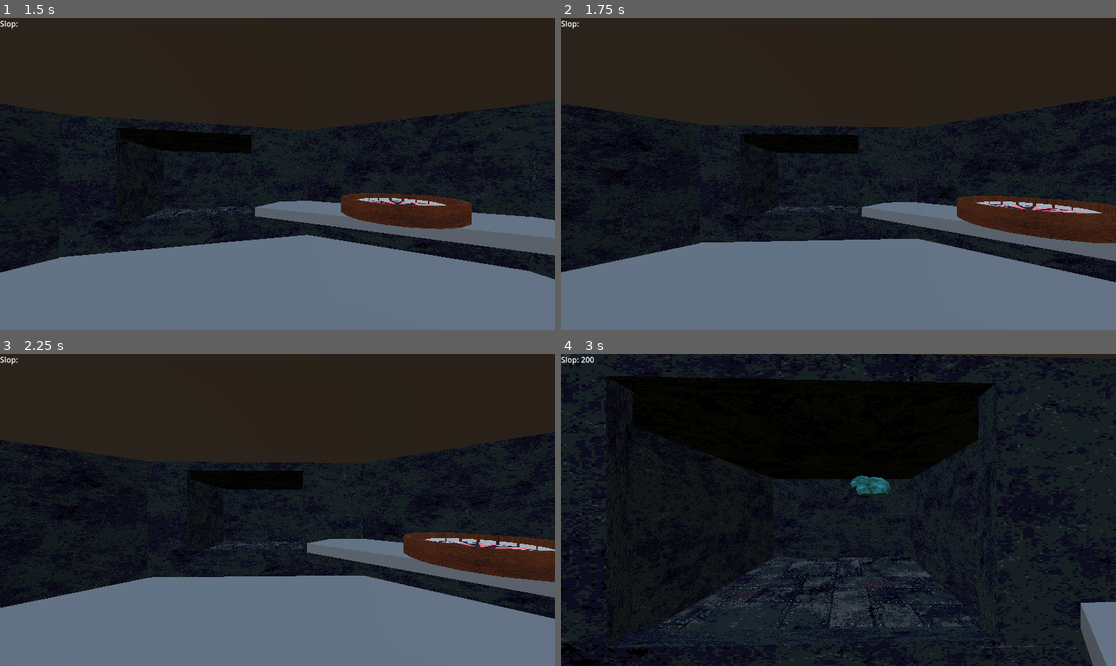
Above: before the commit, frames 1-4 (two rows, left to right).
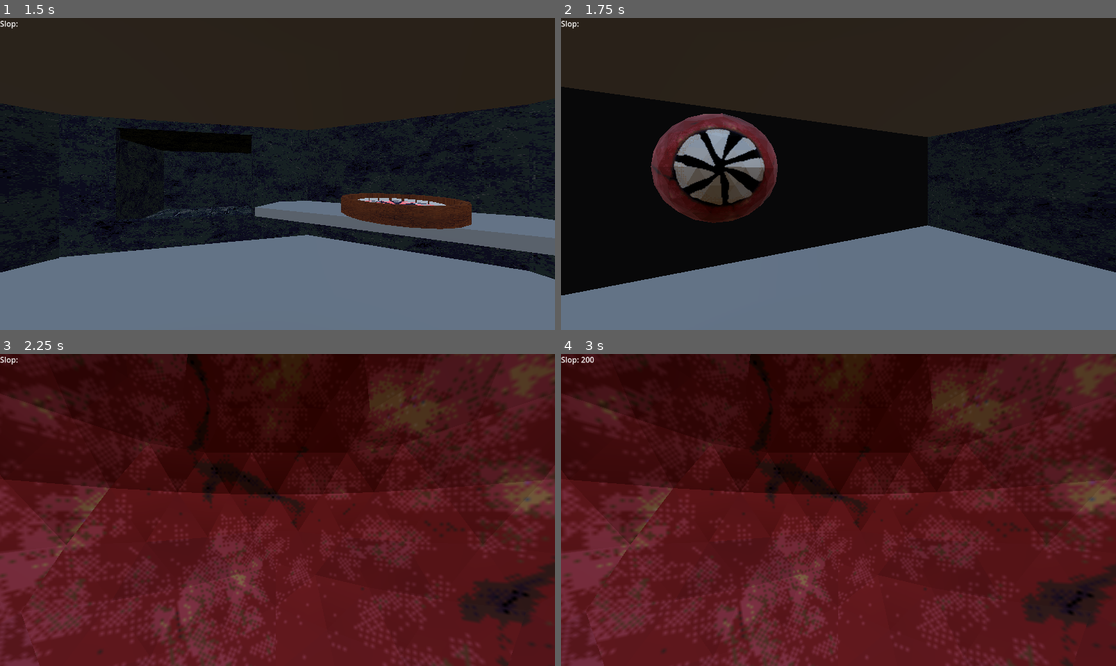
Above: after the commit, the same moments.

Repository: J-dario/Sloplan-Brackeys-2025
Game: Godot game, scene res://Scenes/main.tscn
Same seed, same stepped clock (60 frames per second), same inputs: the game is played once before the commit and once after it.
Inputs:
- Up to frame 1 (1.5 s): hold D (lookLeft) 0.53-1.28 s; tap A (lookRight) at 0.8, 1.35 s
- Up to frame 2 (1.75 s): tap Q (test) at 1.55 s
- Up to frame 3 (2.25 s): hold Q (test) from 2.03 s (still down)
- Up to frame 4 (3 s): tap W (zoomIn) at 2.3, 2.85 s; release Q (test) at 2.78 s

Frame 1 is identical in both runs. In frame 2, 24% of the frame differs, in the area x 0-100%, y 22-89%; in frame 3, 89%; in frame 4, 98%, in the area x 0-100%, y 0-100%.

Commit message:
basic sloplan

Diff:
--- a/Scenes/main.tscn
+++ b/Scenes/main.tscn
@@ -6,6 +6,7 @@
 [ext_resource type="Material" uid="uid://cd0ugjc3kyuh7" path="res://Materials/MainWall.tres" id="2_kry3j"]
 [ext_resource type="Script" uid="uid://cilqupfc5jekm" path="res://Scripts/slop_spawner.gd" id="3_8gbba"]
 [ext_resource type="Material" uid="uid://d32ttjil6hc62" path="res://Materials/Floor.tres" id="3_21xkr"]
+[ext_resource type="PackedScene" uid="uid://cvc8xceq6gy0a" path="res://Scenes/slop_lan.tscn" id="4_6bp64"]
 
 [sub_resource type="ProceduralSkyMaterial" id="ProceduralSkyMaterial_7u77a"]
 sky_horizon_color = Color(0.662243, 0.671743, 0.686743, 1)
@@ -19,10 +20,16 @@
 sky = SubResource("Sky_jjgbg")
 tonemap_mode = 2
 
+[sub_resource type="StandardMaterial3D" id="StandardMaterial3D_21xkr"]
+albedo_color = Color(0, 0, 0, 1)
+
 [sub_resource type="BoxShape3D" id="BoxShape3D_jjvhh"]
 size = Vector3(12.7, 1, 19.1)
 
 [node name="Node3D" type="Node3D"]
+
+[node name="SlopLan" parent="." instance=ExtResource("4_6bp64")]
+transform = Transform3D(1, 0, 0, 0, 1, 0, 0, 0, 1, -54.0364, 9.5335, 0)
 
 [node name="GameManager" type="Node3D" parent="."]
 script = ExtResource("1_jjvhh")
@@ -123,10 +130,10 @@
 material = ExtResource("2_kry3j")
 
 [node name="RightWall2" type="CSGBox3D" parent="MainArea"]
-transform = Transform3D(-4.37114e-08, 1, 0, -1, -4.37114e-08, 0, 0, 0, 1.4, -46.9036, 7.7, 0.248992)
+transform = Transform3D(-4.37114e-08, 1, 0, -1, -4.37114e-08, 0, 0, 0, 1.4, -44.4407, 7.7, 0.248992)
 use_collision = true
 size = Vector3(14.8, 1, 43.1929)
-material = ExtResource("2_kry3j")
+material = SubResource("StandardMaterial3D_21xkr")
 
 [node name="LeftWall" type="CSGBox3D" parent="MainArea"]
 transform = Transform3D(1.91069e-15, -4.37114e-08, -1.4, -1, -4.37114e-08, 0, -4.37114e-08, 1, -6.1196e-08, -30.1, 7.7, -30)
--- a/Scenes/slop_lan.tscn
+++ b/Scenes/slop_lan.tscn
@@ -1,10 +1,54 @@
-[gd_scene load_steps=3 format=3 uid="uid://cvc8xceq6gy0a"]
+[gd_scene load_steps=7 format=3 uid="uid://cvc8xceq6gy0a"]
 
+[ext_resource type="Script" uid="uid://xsc3dylpqkpk" path="res://Scripts/slop_lan.gd" id="1_ejwix"]
 [ext_resource type="Material" uid="uid://b0oi4ofbpw86d" path="res://Materials/SlopLan.tres" id="1_mveji"]
 [ext_resource type="ArrayMesh" uid="uid://3s7tga1gee7e" path="res://Models/slopLanTest.obj" id="2_ejwix"]
 
+[sub_resource type="Animation" id="Animation_ejwix"]
+length = 0.001
+tracks/0/type = "value"
+tracks/0/imported = false
+tracks/0/enabled = true
+tracks/0/path = NodePath("SlopLanTest:position")
+tracks/0/interp = 1
+tracks/0/loop_wrap = true
+tracks/0/keys = {
+"times": PackedFloat32Array(0),
+"transitions": PackedFloat32Array(1),
+"update": 0,
+"values": [Vector3(0, 0, 0)]
+}
+
+[sub_resource type="Animation" id="Animation_mveji"]
+resource_name = "lose"
+length = 0.5
+tracks/0/type = "value"
+tracks/0/imported = false
+tracks/0/enabled = true
+tracks/0/path = NodePath("SlopLanTest:position")
+tracks/0/interp = 1
+tracks/0/loop_wrap = true
+tracks/0/keys = {
+"times": PackedFloat32Array(0, 0.5),
+"transitions": PackedFloat32Array(1, 1),
+"update": 0,
+"values": [Vector3(0, 0, 0), Vector3(30, 0, 0)]
+}
+
+[sub_resource type="AnimationLibrary" id="AnimationLibrary_l2h6o"]
+_data = {
+&"RESET": SubResource("Animation_ejwix"),
+&"lose": SubResource("Animation_mveji")
+}
+
 [node name="SlopLan" type="Node3D"]
+script = ExtResource("1_ejwix")
 
 [node name="SlopLanTest" type="MeshInstance3D" parent="."]
 material_override = ExtResource("1_mveji")
 mesh = ExtResource("2_ejwix")
+
+[node name="AnimationPlayer" type="AnimationPlayer" parent="."]
+libraries = {
+&"": SubResource("AnimationLibrary_l2h6o")
+}
--- a/Scripts/camera_3d.gd
+++ b/Scripts/camera_3d.gd
@@ -10,6 +10,7 @@
 var targetZoomPos: Vector3
 var targetZoomRot: Vector3
 var zoomed = false
+var canMove = true
 
 func _ready():
 	targetRotationY = rotation.y
@@ -24,14 +25,15 @@
 	rotation.z = lerp_angle(rotation.z, targetZoomRot.z, zoomSpeed * delta)
 
 func _input(event: InputEvent):
-	if event.is_action_pressed("lookRight"):
-		handleLook(45)
-	elif event.is_action_pressed("lookLeft"):
-		handleLook(-45)
-	elif event.is_action_pressed("zoomIn"):
-		handleZoom(1)
-	elif event.is_action_pressed("zoomOut"):
-		handleZoom(0)
+	if canMove:
+		if event.is_action_pressed("lookRight"):
+			handleLook(45)
+		elif event.is_action_pressed("lookLeft"):
+			handleLook(-45)
+		elif event.is_action_pressed("zoomIn"):
+			handleZoom(1)
+		elif event.is_action_pressed("zoomOut"):
+			handleZoom(0)
 
 func handleZoom(direction: int):
 	if direction == 0:
@@ -71,3 +73,7 @@
 
 	targetRotationY += deg_to_rad(direction)
 	print(currentState)
+
+func lock():
+	canMove = false
+	targetRotationY = deg_to_rad(90)
--- a/Scripts/game_manager.gd
+++ b/Scripts/game_manager.gd
@@ -1,6 +1,8 @@
 extends Node3D
 
 @onready var label: Label = $"../Label"
+@onready var slop_lan: Node3D = $"../SlopLan"
+@onready var camera_3d: Camera3D = $"../Camera3D"
 
 var playerSlop = 0
 
@@ -15,3 +17,7 @@
 
 func getPlayerSlop():
 	return playerSlop
+
+func loseGames():
+	camera_3d.lock()
+	slop_lan.activate()
--- /dev/null
+++ b/Scripts/slop_lan.gd
@@ -0,0 +1,6 @@
+extends Node3D
+
+@onready var animation_player: AnimationPlayer = $AnimationPlayer
+
+func activate():
+	animation_player.play("lose")
--- a/Scripts/slop_spawner.gd
+++ b/Scripts/slop_spawner.gd
@@ -15,6 +15,7 @@
 		spawnSlop(100, 0)
 	elif event.is_action_pressed("test"):
 		removeSlop(77)
+		game_manager.loseGames()
 
 func spawnSlop(amount: int, flag: bool):
 	if !flag:
Not shown: 1 places in Scenes/main.tscn that only renumber resources
Not shown, added: Scripts/slop_lan.gd.uid
